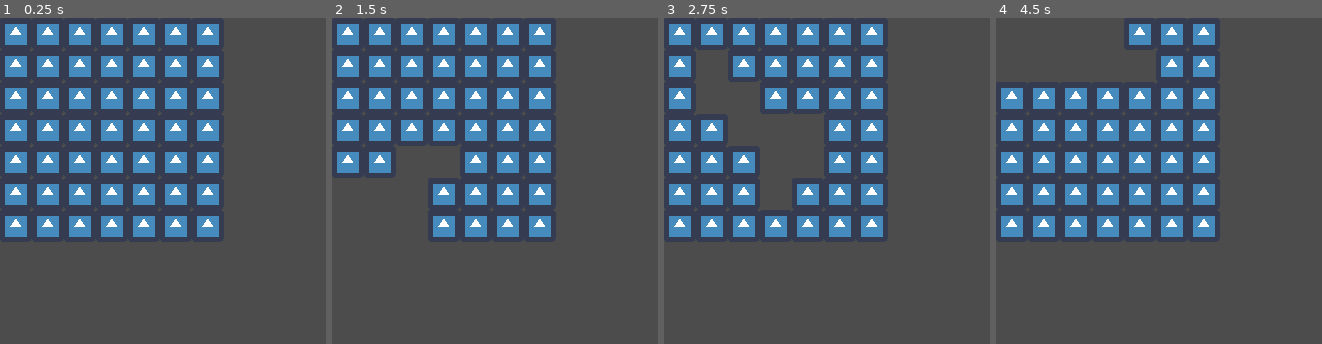
Above: before the commit, frames 1-4 (left to right).
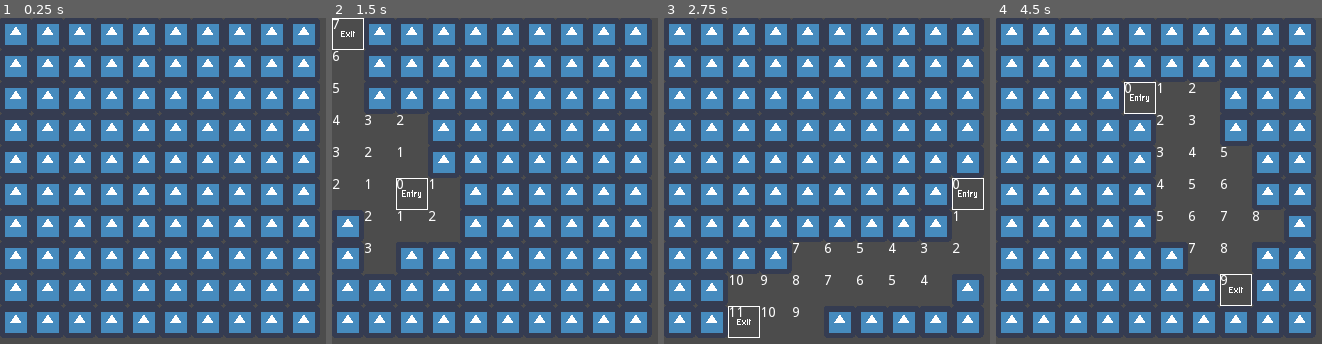
Above: after the commit, the same moments.

Repository: Franofarion/Godot-2D-ZeldIsaac-Tutorial
Game: Godot game, scene res://Scenes/DungeonGenerator/DungeonGenerator.tscn
Two runs of this game, one before a commit and one after it. Both use one fixed random seed, a clock stepped at 60 frames per second and the inputs below. This scene is started directly instead of the project's main scene. The engine's default icon, where the game draws it, is replaced by a stand-in: a white triangle on a blue panel in a dark square.
Inputs:
- Up to frame 1 (0.25 s): no input
- Up to frame 2 (1.5 s): tap Enter (ui_accept) at 0.5, 0.77, 1.25 s; hold Right (ui_right) 0.53-1.28 s; hold Shift (block) 0.53-1.28 s; hold Down (ui_down) from 1.28 s (still down); tap Shift (block) at 1.35 s
- Up to frame 3 (2.75 s): tap Enter (ui_accept) at 1.52, 2 s; release Down (ui_down) at 2.03 s; hold Right (ui_right) from 2.03 s (still down); hold Shift (block) from 2.03 s (still down)
- Up to frame 4 (4.5 s): tap Enter (ui_accept) at 2.75, 3.02, 3.5, 3.77, 4.25 s; release Right (ui_right) at 2.78 s; release Shift (block) at 2.78 s; hold Up (ui_up) 2.78-3.53 s; tap Shift (block) at 2.85, 4.35 s; hold Shift (block) 3.53-4.28 s; hold Left (ui_left) from 3.53 s (still down)

The runs differ from the first frame. In frame 1, 22% of the frame differs, in the area x 1-97%, y 1-97%; in frame 2, 28%; in frame 3, 19%; in frame 4, 29%.

Commit message:
dijkstra & sub-walkers

Diff:
--- a/Scenes/DungeonGenerator/DungeonGenerator.gd
+++ b/Scenes/DungeonGenerator/DungeonGenerator.gd
@@ -1,14 +1,36 @@
 extends Node2D
 class_name DungeonGenerator
+
+const MIN_DUNGEON_DEPTH = 7
 
 enum CELL_TYPE {
 	EMPTY, # = 0
 	WALL # = 1
 }
 
-export var grid_size := Vector2(7, 7)
+onready var tilemap = $TileMap
+onready var cell_distances = $CellDistances
+
+export var grid_size := Vector2(10, 10)
+
 var grid : Array = []
-var walker_array : Array = []
+
+var walker_array = []
+var dijkstra_map = []
+
+
+var entry_cell : Vector2
+var exit_cell : Vector2
+
+
+class CellDistance:
+	var cell := Vector2.INF
+	var dist : int = -1
+
+	func _init(_cell: Vector2, _dist: int) -> void:
+		cell = _cell
+		dist = _dist
+
 
 
 #### ACCESSORS ####
@@ -30,16 +52,28 @@
 #### LOGIC ####
 func _generate_dungeon() -> void:
 	print("Generation started")
-
 	_init_grid()
-	_place_walker()
-
-	while(!walker_array.empty()):
-		for walker in walker_array:
-			var accessible_cells = _get_accessible_cells(walker.cell)
-			walker.step(accessible_cells)
-
-	_update_grid_display()
+	dijkstra_map = []
+
+	while(get_dungeon_depth() < MIN_DUNGEON_DEPTH):
+		_init_grid()
+		entry_cell = _get_random_cell()
+		_place_walker(entry_cell)
+		dijkstra_map = []
+
+		while(!walker_array.empty()):
+			for walker in walker_array:
+				var accessible_cells = _get_accessible_cells(walker.cell)
+				walker.step(accessible_cells)
+
+		_update_grid_display()
+		compute_cell_distances(entry_cell)
+
+	var furtherest_cells = get_furtherest_cells()
+	exit_cell = furtherest_cells[randi() % furtherest_cells.size()]
+
+	_place_entry_and_exit_cells()
+	_display_dijkstra_map()
 
 	print("Generation finished")
 
@@ -63,22 +97,25 @@
 		for j in range(grid_size.y):
 			var cell_type = grid[i][j]
 
-			$TileMap.set_cell(i, j, cell_type - 1)
-
-
-func _place_walker() -> void:
-	var ramdom_cell = Vector2(
+			tilemap.set_cell(i, j, cell_type - 1)
+
+
+func _place_walker(cell: Vector2, max_nb_steps: int = 9, nb_sub_walker: int = 2) -> void:
+	var walker = Walker.new(cell, max_nb_steps, nb_sub_walker)
+	walker_array.append(walker)
+	add_child(walker)
+
+	var __ = walker.connect("moved", self, "_on_walker_moved")
+	__ = walker.connect("arrived", self, "_on_walker_arrived", [walker])
+	__ = walker.connect("sub_walker_creation", self, "_on_walker_sub_walker_creation")
+
+
+func _get_random_cell() -> Vector2:
+	return  Vector2(
 		randi() % int(grid_size.x),
 		randi() % int(grid_size.y)
 	)
 
-	var walker = Walker.new(ramdom_cell, 9)
-	walker_array.append(walker)
-	add_child(walker)
-
-	var __ = walker.connect("moved", self, "_on_walker_moved")
-	__ = walker.connect("arrived", self, "_on_walker_arrived", [walker])
-
 
 func _get_accessible_cells(cell: Vector2) -> Array:
 	var adjacents = Utils.get_adjacents_cells(cell)
@@ -95,6 +132,81 @@
 	return cell.x >= 0 && cell.x < grid_size.x && \
 					cell.y >= 0 && cell.y < grid_size.y
 
+
+func compute_cell_distances(cell: Vector2, distance : int = 0) -> void:
+	if dijkstra_map.empty():
+		dijkstra_map.append(CellDistance.new(cell, distance))
+
+	distance += 1
+
+	var adjacents = Utils.get_adjacents_cells(cell)
+
+	for adj in adjacents:
+		var tile_id = tilemap.get_cell(adj.x, adj.y)
+
+		if tile_id != -1 or !is_inside_grid(adj):
+			continue
+
+		var cell_dist = get_dijkstra_cell_dist(adj)
+
+		if cell_dist == null:
+			dijkstra_map.append(CellDistance.new(adj, distance))
+			compute_cell_distances(adj, distance)
+
+		elif cell_dist.dist > distance:
+			cell_dist.dist = distance
+			compute_cell_distances(adj, distance)
+
+
+func get_dijkstra_cell_dist(cell: Vector2) -> CellDistance:
+	for cell_dist in dijkstra_map:
+		if cell_dist.cell.is_equal_approx(cell):
+			return cell_dist
+	return null
+
+
+func _display_dijkstra_map() -> void:
+	for child in cell_distances.get_children():
+		child.queue_free()
+
+	var cell_size = tilemap.get_cell_size()
+
+	for cell_dist in dijkstra_map:
+		var label = Label.new()
+		label.text = String(cell_dist.dist)
+
+		label.set_position(cell_dist.cell * cell_size * tilemap.scale)
+		cell_distances.add_child(label)
+
+
+func _place_entry_and_exit_cells() -> void:
+	var entry_id = tilemap.tile_set.find_tile_by_name("Entry")
+	tilemap.set_cellv(entry_cell, entry_id)
+
+	var exit_id = tilemap.tile_set.find_tile_by_name("Exit")
+	tilemap.set_cellv(exit_cell, exit_id)
+
+
+func get_furtherest_cells() -> PoolVector2Array:
+	var dungeon_depth = get_dungeon_depth()
+
+	var furtherest_cells = PoolVector2Array()
+
+	for cell_dist in dijkstra_map:
+		if cell_dist.dist == dungeon_depth:
+			furtherest_cells.append(cell_dist.cell)
+
+	return furtherest_cells
+
+
+func get_dungeon_depth() -> int:
+	var max_depth = 0
+	for cell_dist in dijkstra_map:
+		if cell_dist.dist > max_depth:
+			max_depth = cell_dist.dist
+	return max_depth
+
+
 ### INPUTS ###
 
 func _input(_event: InputEvent) -> void:
@@ -111,3 +223,6 @@
 func _on_walker_arrived(walker: Walker) -> void:
 	walker_array.erase(walker)
 	walker.queue_free()
+
+func _on_walker_sub_walker_creation(cell: Vector2, max_nb_steps: int, nb_sub_walker: int) -> void:
+	_place_walker(cell, max_nb_steps, nb_sub_walker)
--- a/Scenes/DungeonGenerator/DungeonGenerator.tscn
+++ b/Scenes/DungeonGenerator/DungeonGenerator.tscn
@@ -1,7 +1,8 @@
-[gd_scene load_steps=4 format=2]
+[gd_scene load_steps=5 format=2]
 
 [ext_resource path="res://godot.png" type="Texture" id=1]
 [ext_resource path="res://Scenes/DungeonGenerator/DungeonGenerator.gd" type="Script" id=2]
+[ext_resource path="res://Scenes/DungeonGenerator/EntryExit.png" type="Texture" id=3]
 
 [sub_resource type="TileSet" id=1]
 0/name = "godot.png 0"
@@ -18,6 +19,34 @@
 0/shape_one_way_margin = 0.0
 0/shapes = [  ]
 0/z_index = 0
+1/name = "Entry"
+1/texture = ExtResource( 3 )
+1/tex_offset = Vector2( 0, 0 )
+1/modulate = Color( 1, 1, 1, 1 )
+1/region = Rect2( 0, 0, 64, 64 )
+1/tile_mode = 0
+1/occluder_offset = Vector2( 0, 0 )
+1/navigation_offset = Vector2( 0, 0 )
+1/shape_offset = Vector2( 0, 0 )
+1/shape_transform = Transform2D( 1, 0, 0, 1, 0, 0 )
+1/shape_one_way = false
+1/shape_one_way_margin = 0.0
+1/shapes = [  ]
+1/z_index = 0
+2/name = "Exit"
+2/texture = ExtResource( 3 )
+2/tex_offset = Vector2( 0, 0 )
+2/modulate = Color( 1, 1, 1, 1 )
+2/region = Rect2( 64, 0, 64, 64 )
+2/tile_mode = 0
+2/occluder_offset = Vector2( 0, 0 )
+2/navigation_offset = Vector2( 0, 0 )
+2/shape_offset = Vector2( 0, 0 )
+2/shape_transform = Transform2D( 1, 0, 0, 1, 0, 0 )
+2/shape_one_way = false
+2/shape_one_way_margin = 0.0
+2/shapes = [  ]
+2/z_index = 0
 
 [node name="DungeonGenerator" type="Node2D"]
 script = ExtResource( 2 )
@@ -26,3 +55,10 @@
 scale = Vector2( 0.5, 0.5 )
 tile_set = SubResource( 1 )
 format = 1
+
+[node name="CellDistances" type="Control" parent="."]
+margin_right = 40.0
+margin_bottom = 40.0
+__meta__ = {
+"_edit_use_anchors_": false
+}
--- a/Scenes/DungeonGenerator/Walker.gd
+++ b/Scenes/DungeonGenerator/Walker.gd
@@ -3,10 +3,14 @@
 
 var max_steps : int = 0
 var nb_steps : int = 0
+
 var cell = Vector2.INF setget set_cell
+
+var sub_walkers_steps := Array()
 
 signal moved(cell)
 signal arrived
+signal sub_walker_creation
 
 #### ACCESSORS ####
 func is_class(value: String): return value == "Walker" or .is_class(value)
@@ -18,9 +22,10 @@
 		emit_signal("moved", cell)
 
 #### BUILT-IN ####
-func _init(_cell: Vector2, _max_steps: int) -> void:
+func _init(_cell: Vector2, _max_steps: int, nb_sub_walkers: int) -> void:
 	cell = _cell
 	max_steps = _max_steps
+	choose_subwalkers_steps(nb_sub_walkers)
 
 func _ready() -> void:
 	pass
@@ -43,6 +48,10 @@
 
 	set_cell(new_cell)
 
+	if nb_steps in sub_walkers_steps:
+		sub_walkers_steps.erase(nb_steps)
+		emit_signal("sub_walker_creation", cell, 4, 0)
+
 	if nb_steps >= max_steps:
 		emit_signal("arrived")
 
@@ -51,6 +60,17 @@
 	var rdm_id = randi() % accesible_cells.size()
 	return accesible_cells[rdm_id]
 
+
+func choose_subwalkers_steps(nb_walkers: int) -> void:
+	var steps_array = range(max_steps)
+	steps_array.shuffle()
+
+	for _i in range(nb_walkers):
+		if steps_array.empty():
+			break
+		var step = steps_array.pop_front()
+		sub_walkers_steps.append(step)
+
 ### INPUTS ###
 
 
Binary file added: Scenes/DungeonGenerator/EntryExit.png
Not shown, added: Scenes/DungeonGenerator/EntryExit.png.import
